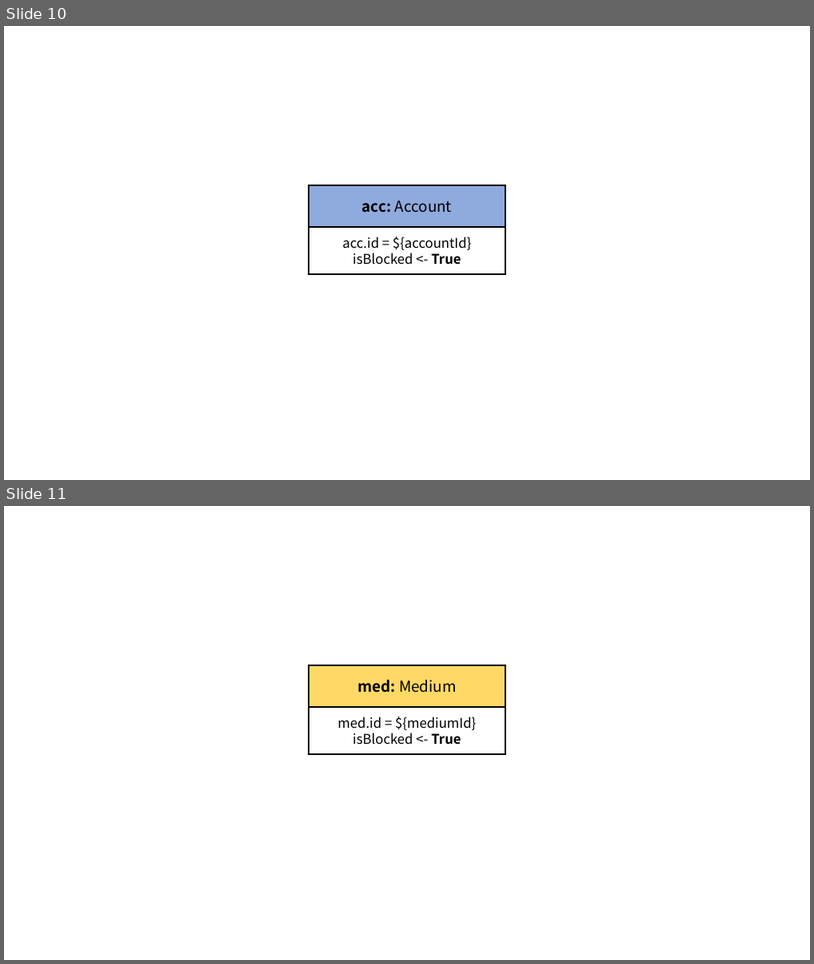
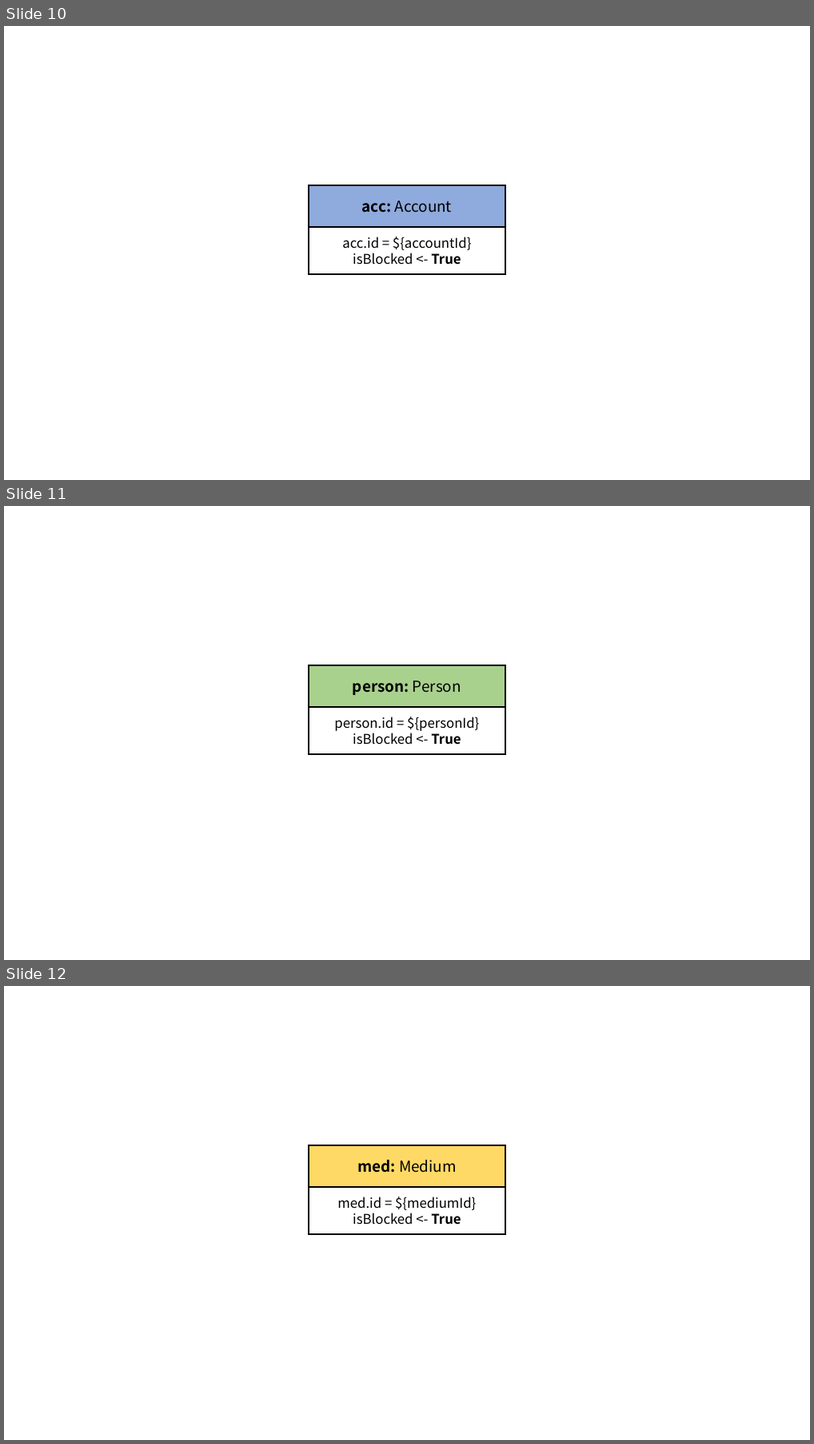
Before and after one commit to ldbc/ldbc_finbench_docs, a slide deck: patterns/transaction-write.pptx. Shown one above the other, each under a label of ours: slides 10 and 11 before the commit, slides 10, 11 and 12 after it. The pictures are 814x964 and 814x1444 pixels, drawn with LibreOffice and Linux fonts; fonts in the diff are those of the drawing. Boxes give left, top, right and bottom in pixels: in the first picture for what was removed or moved away, otherwise in the second. Text is boxed around its words. In the diff, an @@ line names an element or a change of style, - is before the commit and + after.

```diff
--- a/patterns/transaction-write.pptx
+++ b/patterns/transaction-write.pptx
@@ slide 11 added at (4, 506, 810, 960), background #FFFFFF @@
@@ rectangle added at (309, 666, 506, 707), fill #A9D18E, outline #000000 2 pt, 18 pt, text #000000, bold @@
+person: Person
@@ rectangle added at (309, 707, 506, 755), outline #000000 2 pt, 16 pt, text #000000 @@
+person.id = ${personId}
+isBlocked <- True
@@ what was slide 11 is now slide 12 @@
```
Also in this commit, not shown: 25 other files.
